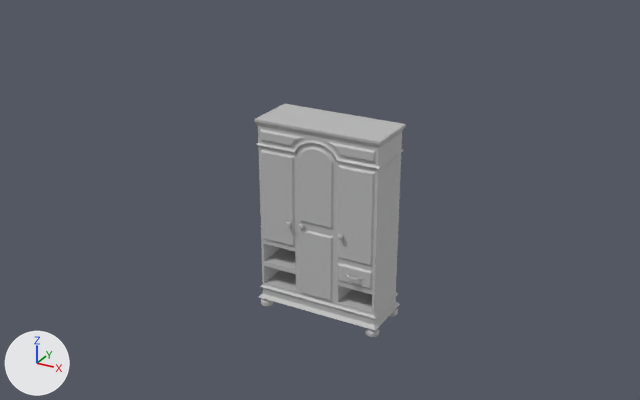
Before and after pictures for a commit that changed the FBX model Assets/04_Models/Bureau/Armoire_Bureau.fbx.
Rendered twice from a camera (50 mm lens) standing at (-0.76, -4.92, 5.32) and looking at (-5.61, 3.91, 0.91). Lighting does not change. The marker at lower left points along +X, +Y and +Z. Where no turn or scale is listed for an object, it has been applied to the vertices.

In view in the first picture: 'Meube_Armoire_Bureau', 'Porte_Grand_Armoire_Bureau', 'Porte_Moyenne_Armoire_Bureau', 'Porte_Moyenne_Armoire_Bureau1', 'Tiroir_Armoire_Bureau1'.
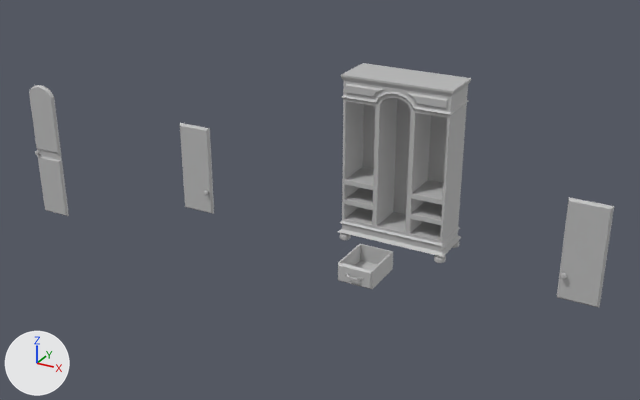
The change, as a diff of the scene's bpy script:
```diff
--- a/Assets/04_Models/Bureau/Armoire_Bureau.fbx.py
+++ b/Assets/04_Models/Bureau/Armoire_Bureau.fbx.py
@@ ob_porte_grand_armoire_bureau @@
 ob_porte_grand_armoire_bureau = bpy.data.objects.new('Porte_Grand_Armoire_Bureau', me_mesh_002)
-ob_porte_grand_armoire_bureau.location = (-4.792, 2.712, 0.0)
+ob_porte_grand_armoire_bureau.location = (-9.0, 3.0, 0.0)
@@ ob_meube_armoire_bureau @@
 ob_meube_armoire_bureau = bpy.data.objects.new('Meube_Armoire_Bureau', me_mesh_004)
-ob_meube_armoire_bureau.location = (-5.0, 3.0, 0.0)
+ob_meube_armoire_bureau.location = (-5.0, 5.0, 0.0)
@@ ob_porte_moyenne_armoire_bureau1 @@
 ob_porte_moyenne_armoire_bureau1 = bpy.data.objects.new('Porte_Moyenne_Armoire_Bureau1', me_mesh_001)
-ob_porte_moyenne_armoire_bureau1.location = (-4.312, 2.712, 0.0)
+ob_porte_moyenne_armoire_bureau1.location = (-2.0, 3.0, 0.0)
@@ ob_porte_moyenne_armoire_bureau @@
 ob_porte_moyenne_armoire_bureau = bpy.data.objects.new('Porte_Moyenne_Armoire_Bureau', me_mesh_003)
-ob_porte_moyenne_armoire_bureau.location = (-5.688, 2.712, 0.0)
+ob_porte_moyenne_armoire_bureau.location = (-7.0, 3.0, 0.0)
```

Where the change shows, as pixel boxes [x1, y1, x2, y2] in the pictures (640 x 400 px):
'Meube_Armoire_Bureau', moved
    before: [254, 104, 406, 337]
    after: [338, 63, 471, 263]
'Porte_Grand_Armoire_Bureau', moved
    before: [298, 147, 334, 301]
    after: [29, 85, 69, 216]
'Porte_Moyenne_Armoire_Bureau1', moved
    before: [337, 165, 375, 266]
    after: [557, 197, 614, 308]
'Porte_Moyenne_Armoire_Bureau', moved
    before: [261, 150, 295, 247]
    after: [180, 123, 214, 214]
'Tiroir_Armoire_Bureau1', unchanged, uncovered by the edit
    before: [338, 263, 373, 289]
    after: [338, 244, 393, 289]
